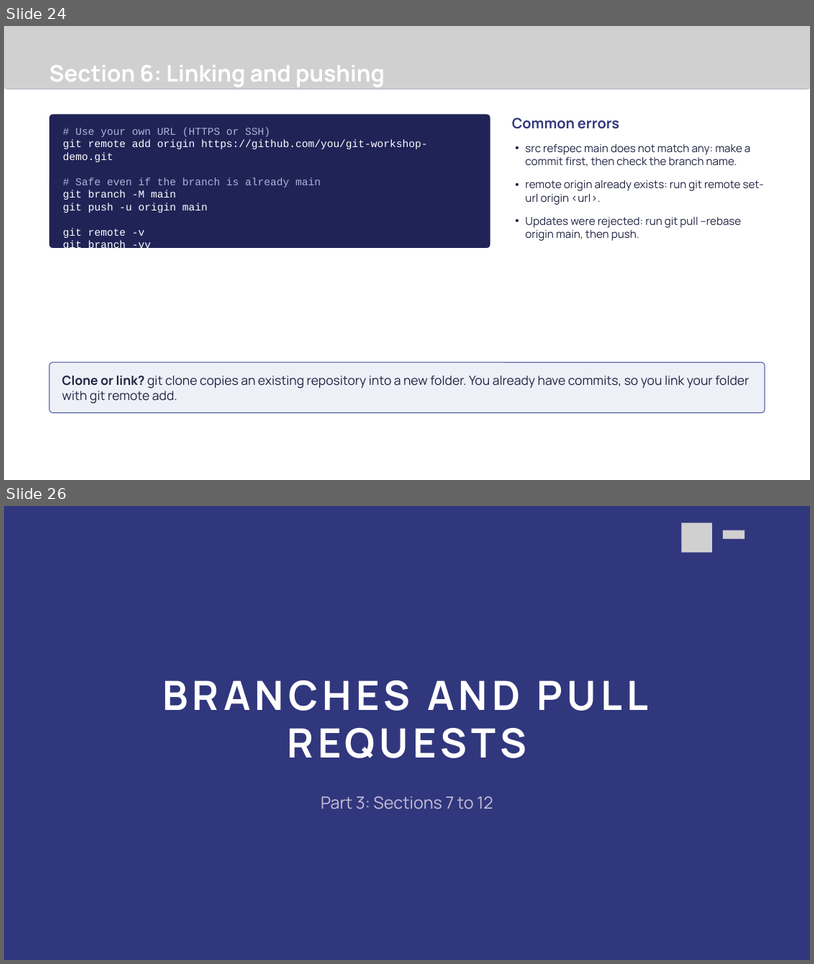
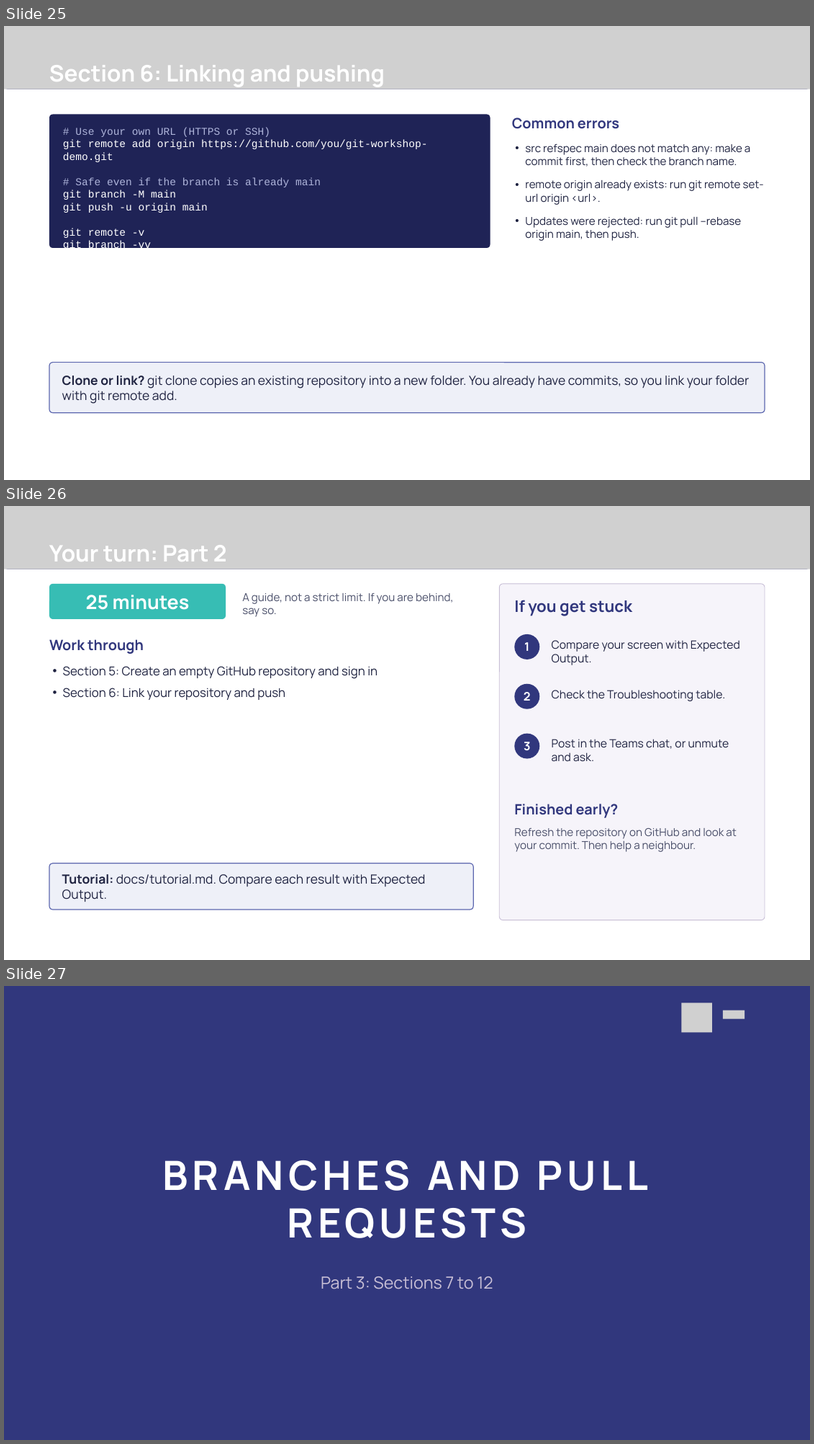
Before and after one commit to Revolution-Data-Platforms/Introduction-to-Git-Workshop, a slide deck: presentation/introduction-to-git-workshop.pptx. Shown one above the other, each under a label of ours: slides 24 and 26 before the commit, slides 25, 26 and 27 after it; the slides between them are not shown. The pictures are 814x964 and 814x1444 pixels, drawn with LibreOffice and Linux fonts; fonts in the diff are those of the drawing; grey boxes stand for pictures; background and template pictures are left out. Boxes give left, top, right and bottom in pixels: in the first picture for what was removed or moved away, otherwise in the second. Text is boxed around its words. In the diff, an @@ line names an element or a change of style, - is before the commit and + after.

Commit message:
feat(workshop): add work blocks with time boxes and batch the rewind questions
Each part is now a short demo followed by a time-boxed work block. Rewind questions run in batches at the start of the next part. Plan for 2 to 2.5 hours with buffer. Update the PDF, question pack and presenter guide.

```diff
--- a/presentation/introduction-to-git-workshop.pptx
+++ b/presentation/introduction-to-git-workshop.pptx
@@ slide 26 added at (4,506,810,960), background #FFFFFF @@
@@ freeform shape added at (4,506,810,569), fill #31377D @@
@@ picture added at (4,506,810,569) @@
@@ picture added at (682,523,712,552) @@
@@ text added at (49,545,227,561), 40.5 pt, text #FFFFFF, bold @@
+Your turn: Part 2
@@ picture added at (723,530,745,539) @@
@@ rounded rectangle added at (49,584,226,619), fill #37BDB4, 34.5 pt, text #FFFFFF, bold @@
+25 minutes
@@ rounded rectangle added at (499,584,765,920), fill #F6F4FA, outline #C8BFD6 1.13 pt @@
@@ text added at (242,593,453,617), 19.5 pt, text #4A4F6A @@
+A guide, not a strict limit. If you are behind, say so.
@@ text added at (514,600,633,616), 28.5 pt, text #31377D, bold @@
+If you get stuck
@@ ellipse added at (515,634,540,659), fill #31377D, 21 pt, text #FFFFFF, bold @@
+1
@@ text added at (49,639,144,654), 25.5 pt, text #31377D, bold @@
+Work through
@@ text added at (552,640,741,665), 20.2 pt, text #1E2240 @@
+Compare your screen with Expected Output.
@@ text added at (63,666,378,700), 21.8 pt, text #1E2240 @@
+• Section 5: Create an empty GitHub repository and sign in
+• Section 6: Link your repository and push
@@ ellipse added at (515,684,540,709), fill #31377D, 21 pt, text #FFFFFF, bold @@
+2
@@ text added at (552,690,725,701), 20.2 pt, text #1E2240 @@
+Check the Troubleshooting table.
@@ ellipse added at (515,734,540,759), fill #31377D, 21 pt, text #FFFFFF, bold @@
+3
@@ text added at (552,739,730,762), 20.2 pt, text #1E2240 @@
+Post in the Teams chat, or unmute and ask.
@@ text added at (514,803,619,818), 25.5 pt, text #31377D, bold @@
+Finished early?
@@ text added at (514,828,737,852), 19.5 pt, text #4A4F6A @@
+Refresh the repository on GitHub and look at your commit. Then help a neighbour.
@@ rounded rectangle added at (49,863,473,909), fill #EEF0F8, outline #5D67AF 1.5 pt, 22.5 pt, text #1E2240 @@
+Tutorial: docs/tutorial.md. Compare each result with Expected Output.
@@ what was slide 24 is now slide 25 @@
@@ what was slide 26 is now slide 27 @@
```
Also in this commit, not shown: 1 slide changed, 2 other slides added, 3 other files.
